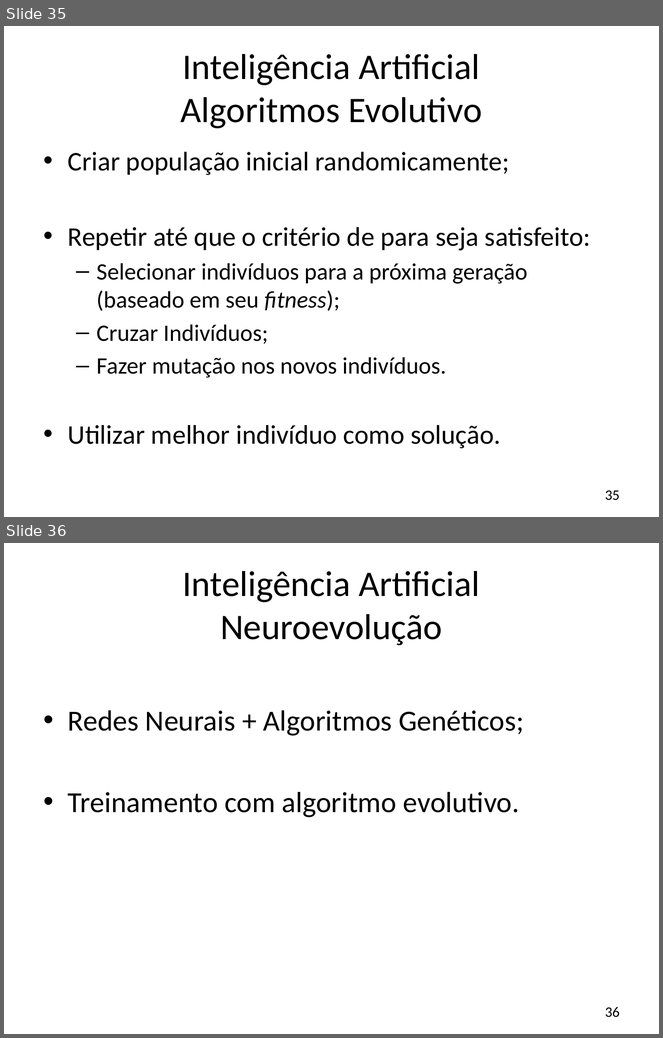
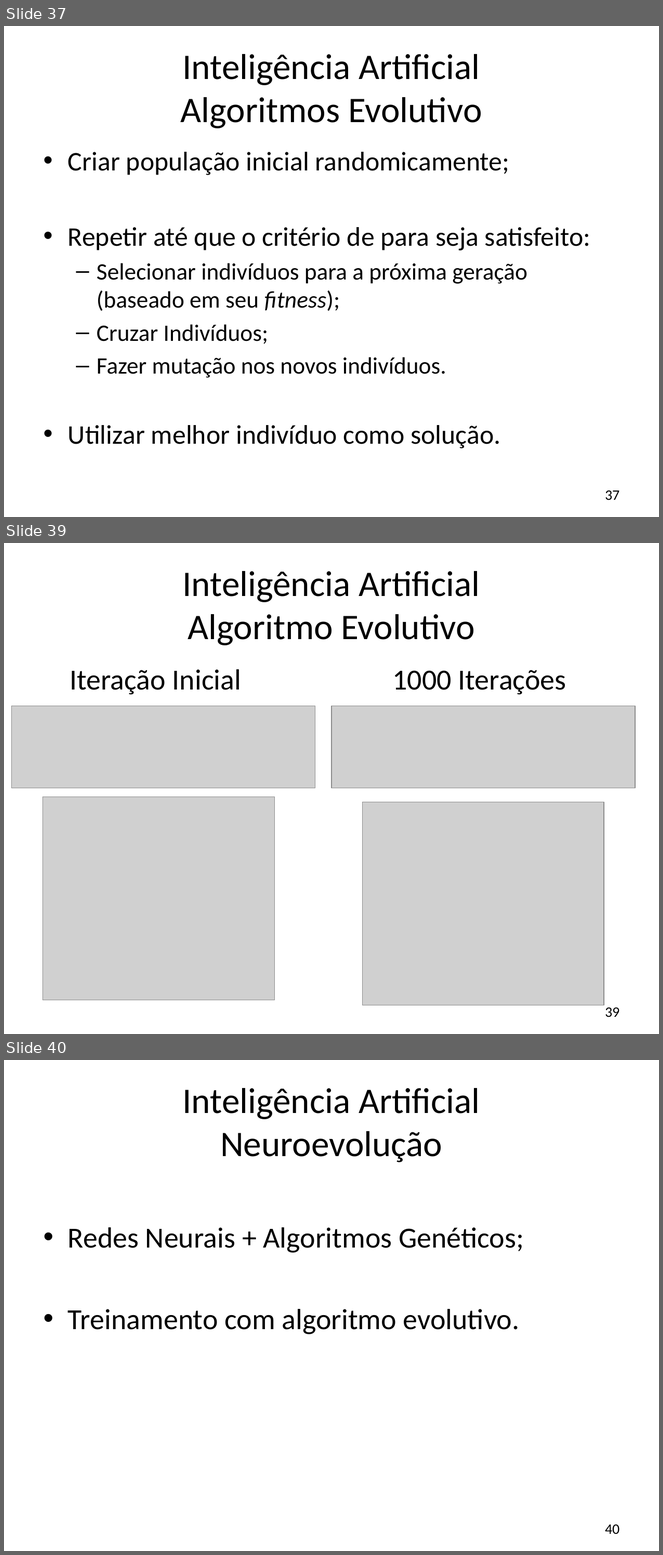
Before and after one commit to JonathanOhara/dissertacao, a slide deck: Apresentação Qualificação.pptx. Shown one above the other, each under a label of ours: slides 35 and 36 before the commit, slides 37, 39 and 40 after it; the slides between them are not shown. The pictures are 663x1038 and 663x1555 pixels, drawn with LibreOffice and Linux fonts; fonts in the diff are those of the drawing; grey boxes stand for pictures; background and template pictures are left out. Boxes give left, top, right and bottom in pixels: in the first picture for what was removed or moved away, otherwise in the second. Text is boxed around its words. In the diff, an @@ line names an element or a change of style, - is before the commit and + after.

```diff
--- a/Apresentação Qualificação.pptx
+++ b/Apresentação Qualificação.pptx
@@ slide 39 added at [4, 543, 659, 1034], background #FFFFFF @@
@@ title added at [183, 571, 480, 645], 39.6 pt, text #000000 @@
+Inteligência Artificial
+Algoritmo Evolutivo
@@ text added at [70, 669, 567, 695], 32 pt, text #000000 @@
+Iteração Inicial 1000 Iterações
@@ picture added at [12, 706, 316, 788] @@
@@ picture added at [332, 706, 636, 788] @@
@@ picture added at [42, 797, 274, 1000] @@
@@ picture added at [362, 802, 604, 1005] @@
@@ page number added at [605, 1008, 620, 1018], 16 pt, text #000000 @@
+39
@@ what was slide 35 is now slide 37 @@
@@ page number at [605, 491, 620, 501]: text changed @@
-35
+37
@@ what was slide 36 is now slide 40 @@
@@ page number at [605, 1525, 620, 1534]: text changed @@
-36
+40
```
Also in this commit, not shown: 13 slides changed, 3 other slides added, 2 other files.
